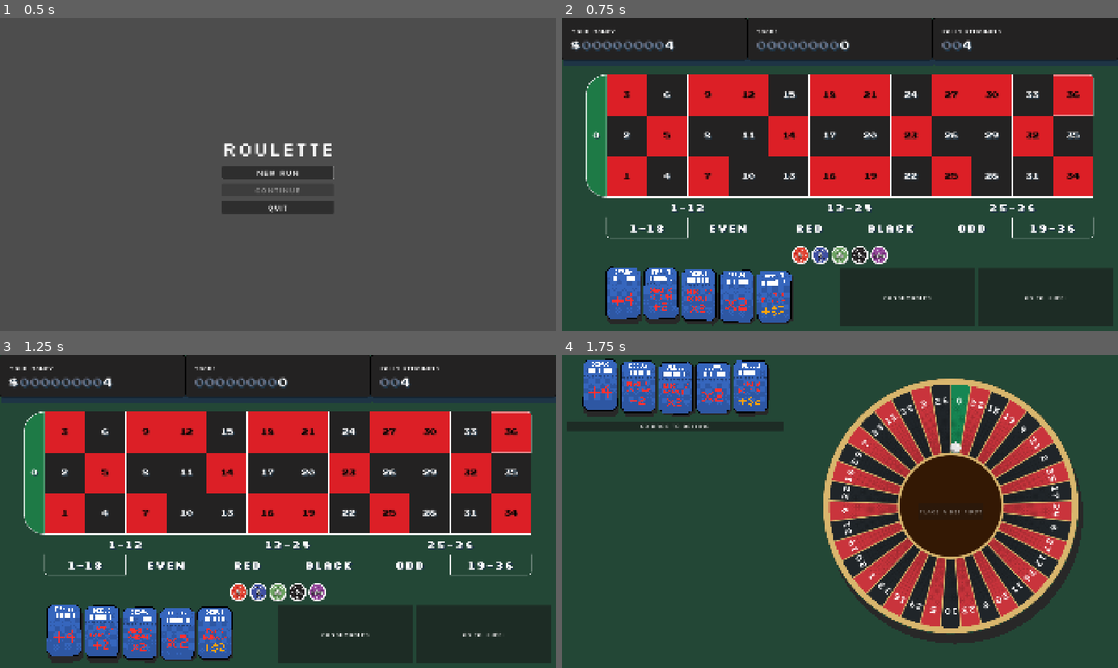
Above: before the commit, frames 1-4 (two rows, left to right).
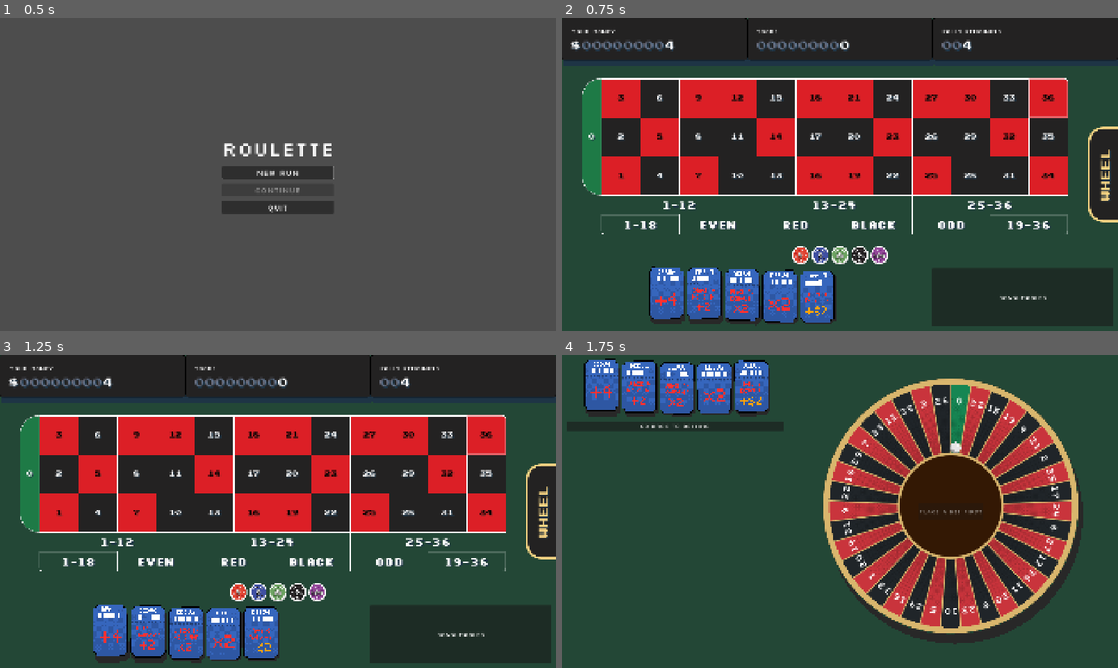
Above: after the commit, the same moments.

Repository: ross-ca/roulette-wheel
Game: Godot game, scene res://scenes/main_menu/main_menu.tscn
Two runs of this game, one before a commit and one after it. Both use one fixed random seed, a clock stepped at 60 frames per second and the inputs below.
Inputs:
- Up to frame 1 (0.5 s): no input
- Up to frame 2 (0.75 s): click "New run" at 0.5 s
- Up to frame 3 (1.25 s): no input
- Up to frame 4 (1.75 s): click "Go to wheel" (after the commit: "WHEEL") at 1.25 s

Frame 1 is identical in both runs. In frame 2, 27% of the frame differs, in the area x 3-100%, y 18-99%; in frame 3, 28%; in frame 4, 2.3%.

Commit message:
feat: add side tab

Diff:
--- a/scenes/betting_view/betting_view.gd
+++ b/scenes/betting_view/betting_view.gd
@@ -1,8 +1,9 @@
 class_name BettingView
 extends Control
-## The play phase's betting screen: money, score and rolls along the top, the table, the chips to drag onto it,
-## and the tickets, consumables and the way to the wheel along the bottom. Display only: it reports
-## what the player does through its signals, and play.gd decides what happens.
+## The play phase's betting screen: money, score and rolls along the top, the table, the chips to
+## drag onto it, the tickets and consumables along the bottom, and the WHEEL tab on the right edge.
+## Display only: it reports what the player does through its signals, and play.gd decides what
+## happens.
 
 signal bet_placed(bet: Bet, chip: PlacedChip)
 signal bet_cleared(bet: Bet)
--- a/scenes/betting_view/betting_view.tscn
+++ b/scenes/betting_view/betting_view.tscn
@@ -5,6 +5,7 @@
 [ext_resource type="Script" uid="uid://d2st3ptq8dlys" path="res://scenes/bet_table/bet_table.gd" id="3_table"]
 [ext_resource type="Resource" uid="uid://desc1cj401ifv" path="res://scenes/bet_table/table_style.tres" id="4_style"]
 [ext_resource type="PackedScene" path="res://scenes/stat_display/stat_display.tscn" id="5_stat"]
+[ext_resource type="PackedScene" path="res://scenes/side_tab/side_tab.tscn" id="6_tab"]
 
 [sub_resource type="Theme" id="Theme_view"]
 default_font = ExtResource("2_font")
@@ -71,10 +72,16 @@
 mouse_filter = 2
 theme_override_constants/separation = 12
 
-[node name="Table" type="Container" parent="Rows/Margin/Body" unique_id=1459938205]
+[node name="TableMargin" type="MarginContainer" parent="Rows/Margin/Body"]
+layout_mode = 2
+size_flags_vertical = 3
+mouse_filter = 2
+theme_override_constants/margin_left = 8
+theme_override_constants/margin_right = 112
+
+[node name="Table" type="Container" parent="Rows/Margin/Body/TableMargin" unique_id=1459938205]
 unique_name_in_owner = true
 layout_mode = 2
-size_flags_vertical = 3
 script = ExtResource("3_table")
 style = ExtResource("4_style")
 fill = 0.95
@@ -109,9 +116,17 @@
 horizontal_alignment = 1
 vertical_alignment = 1
 
-[node name="WheelButton" type="Button" parent="Rows/Margin/Body/Bottom" unique_id=1605460053]
-layout_mode = 2
-size_flags_horizontal = 3
-text = "Go to wheel"
+[node name="WheelTab" parent="." unique_id=1605460053 instance=ExtResource("6_tab")]
+layout_mode = 1
+anchors_preset = 6
+anchor_left = 1.0
+anchor_top = 0.5
+anchor_right = 1.0
+anchor_bottom = 0.5
+offset_left = -104.0
+offset_top = -165.0
+offset_bottom = 165.0
+grow_horizontal = 0
+grow_vertical = 2
 
-[connection signal="pressed" from="Rows/Margin/Body/Bottom/WheelButton" to="." method="_on_wheel_button_pressed"]
+[connection signal="pressed" from="WheelTab" to="." method="_on_wheel_button_pressed"]
--- /dev/null
+++ b/scenes/side_tab/side_tab.gd
@@ -0,0 +1,97 @@
+@tool
+class_name SideTab
+extends Button
+## A tab stuck to the left or right edge of the screen, for switching views, like WHEEL on the
+## betting view. Rounded on the side facing the middle of the screen and flat against the edge, with
+## a stroke on every side but the edge's. Its title runs up the tab, turned a quarter turn.
+## The title's font and shadow are in side_tab.tscn; the box is built here so it can mirror.
+
+enum Side { LEFT, RIGHT }
+
+## The screen edge the tab is stuck to.
+@export var side := Side.RIGHT:
+	set(value):
+		side = value
+		_refresh()
+@export var title := "WHEEL":
+	set(value):
+		title = value
+		_refresh()
+@export var fill := Color("232222"):
+	set(value):
+		fill = value
+		_refresh()
+@export var hover_fill := Color("2f2d2d"):
+	set(value):
+		hover_fill = value
+		_refresh()
+@export var stroke := Color("f9d684"):
+	set(value):
+		stroke = value
+		_refresh()
+## Drawn inside the tab, on every side but the screen edge's.
+@export var stroke_width := 8:
+	set(value):
+		stroke_width = value
+		_refresh()
+## Rounding of the two corners facing the middle of the screen.
+@export var corner_radius := 52:
+	set(value):
+		corner_radius = value
+		_refresh()
+
+## How far the title sits from the middle of the tab, towards the screen edge.
+@export var title_shift := 10:
+	set(value):
+		title_shift = value
+		_refresh()
+
+@onready var _title: Label = $Title
+
+
+func _ready() -> void:
+	_refresh()
+
+
+func _notification(what: int) -> void:
+	if what == NOTIFICATION_RESIZED:
+		_place_title()
+
+
+func _refresh() -> void:
+	if not is_node_ready():
+		return
+	add_theme_stylebox_override("normal", _box(fill))
+	add_theme_stylebox_override("disabled", _box(fill))
+	add_theme_stylebox_override("hover", _box(hover_fill))
+	add_theme_stylebox_override("pressed", _box(hover_fill))
+	add_theme_stylebox_override("focus", StyleBoxEmpty.new())
+	_title.text = title
+	_place_title()
+
+
+func _box(colour: Color) -> StyleBoxFlat:
+	var box := StyleBoxFlat.new()
+	box.bg_color = colour
+	box.border_color = stroke
+	box.set_border_width_all(stroke_width)
+	box.set_corner_radius_all(corner_radius)
+	if side == Side.RIGHT:
+		box.border_width_right = 0
+		box.corner_radius_top_right = 0
+		box.corner_radius_bottom_right = 0
+	else:
+		box.border_width_left = 0
+		box.corner_radius_top_left = 0
+		box.corner_radius_bottom_left = 0
+	return box
+
+
+# Turned a quarter turn anticlockwise, the title's width runs up the tab and its height across it.
+func _place_title() -> void:
+	if not is_node_ready():
+		return
+	_title.reset_size()
+	_title.rotation = -PI / 2
+	_title.position = ((size + Vector2(-_title.size.y, _title.size.x)) / 2).round()
+	_title.position.x += title_shift if side == Side.RIGHT else -title_shift
--- /dev/null
+++ b/scenes/side_tab/side_tab.tscn
@@ -0,0 +1,23 @@
+[gd_scene format=3]
+
+[ext_resource type="Script" path="res://scenes/side_tab/side_tab.gd" id="1_script"]
+[ext_resource type="FontFile" uid="uid://ddxplyyts7k4" path="res://assets/fonts/PressStart2P-Regular.ttf" id="2_font"]
+
+[sub_resource type="LabelSettings" id="LabelSettings_title"]
+font = ExtResource("2_font")
+font_size = 36
+font_color = Color(0.9764706, 0.8392157, 0.5176471, 1)
+shadow_size = 0
+shadow_color = Color(0.11764706, 0.20392157, 0.27058825, 1)
+shadow_offset = Vector2(-4, 4)
+
+[node name="SideTab" type="Button"]
+custom_minimum_size = Vector2(104, 330)
+focus_mode = 0
+script = ExtResource("1_script")
+
+[node name="Title" type="Label" parent="."]
+layout_mode = 0
+mouse_filter = 2
+text = "WHEEL"
+label_settings = SubResource("LabelSettings_title")
Not shown, added: scenes/side_tab/side_tab.gd.uid
Not shown, changed: CLAUDE.md
Not shown, changed: docs/architecture.md
